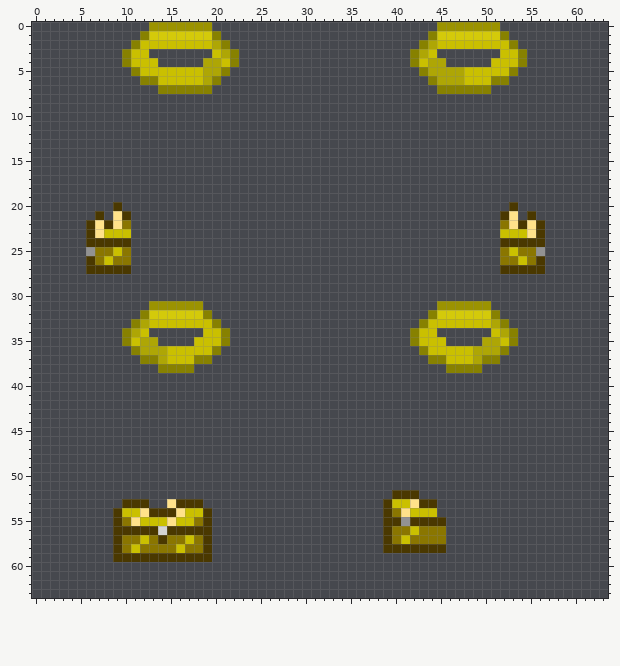
Two states of a pixel-art sprite, Resources/Textures/_Goobstation/Objects/Weapons/Melee/hisgrace.rsi/ascended-inhand-right.png. Above is the file before it was changed.
The file is 64x64 pixels.
Once edited:
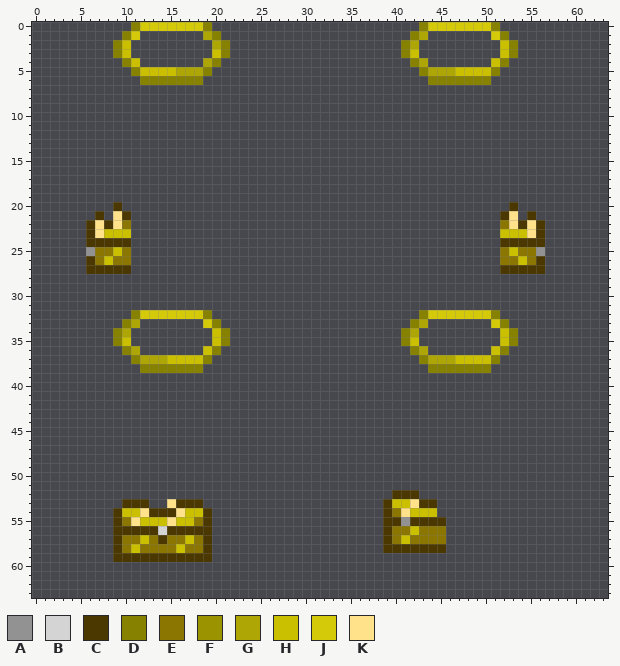
Palette (. is transparent): A #929292  B #d4d4d4  C #4a3800  D #878100  E #8a7600  F #9b9300  G #aea605  H #cac000  J #d4ca0a  K #ffe28a
Diff:
Changed rows in their new state; - is an unchanged pixel.
first column x 9:
 0 --DJJJJJJJD-----------------------DJJJJJJJD---
 1 -DJ.......G----------------------DG.......----
 2 DH.........---------------------DG.........---
 3 DH..--------D.------------------DH..--------D.
 4 ---..------D..--------------------G..------D..
 5 -------GGGD..-------------------------H---D..-
 6 -----DDDDD..------------------------DDDDDD..--
 7 -----......-------------------------......----
first column x 9:
31 ----......--------------------------......--
32 --DJ------------------------------DJ--------
33 -DG.......J----------------------DG.......J-
34 DG..------.---------------------DG..------.H
35 DH...----..---------------------DH...----..-
36 -DG.......-----------------------DG.......H-
37 --DGG----H------------------------DGGG--HH--
38 ---DD----D-------------------------DD----D--
Where, in picture pixels (left, top, right, bottom), the same in both pictures:
changed: (113, 22, 239, 94)
changed: (401, 22, 527, 94)
changed: (113, 301, 212, 373)
changed: (401, 301, 509, 373)
